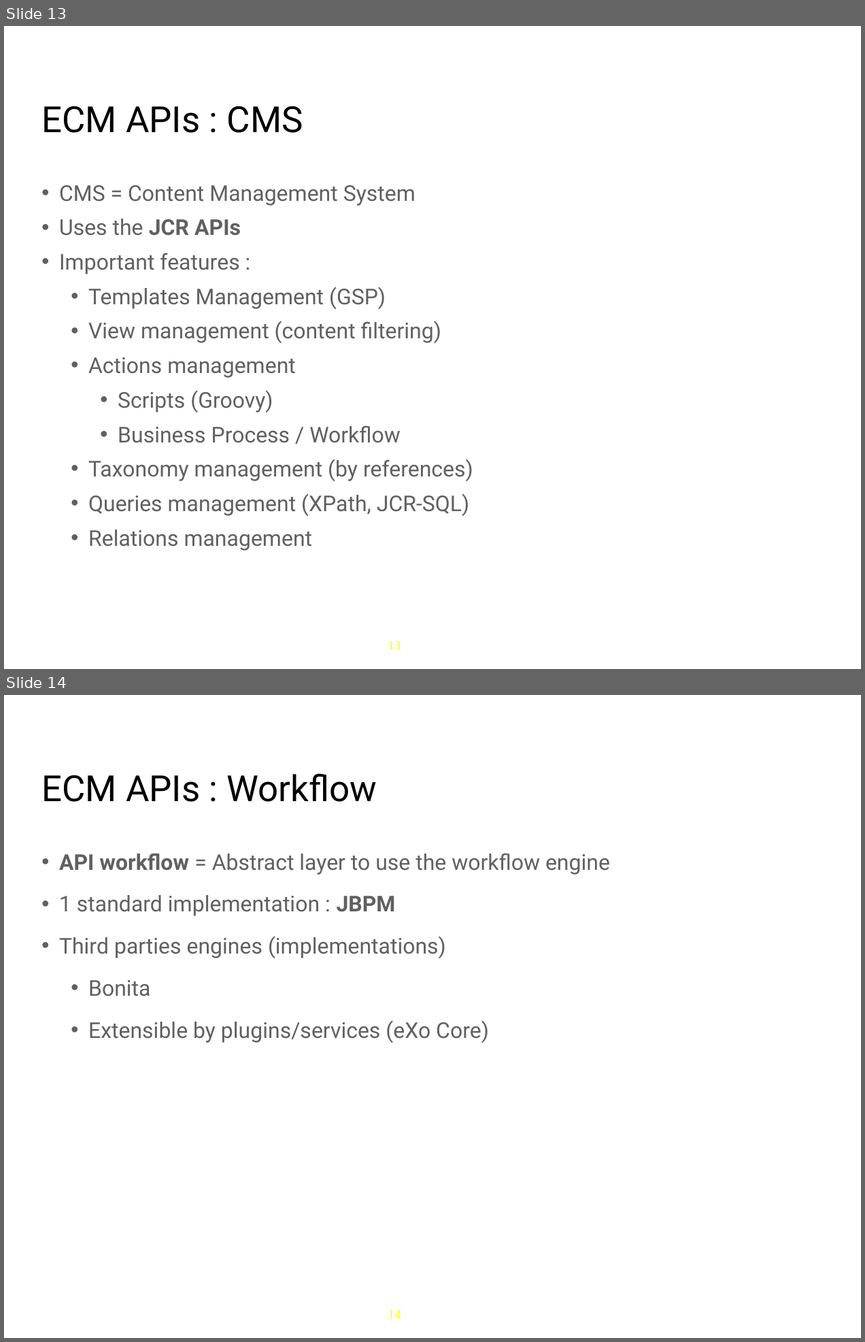
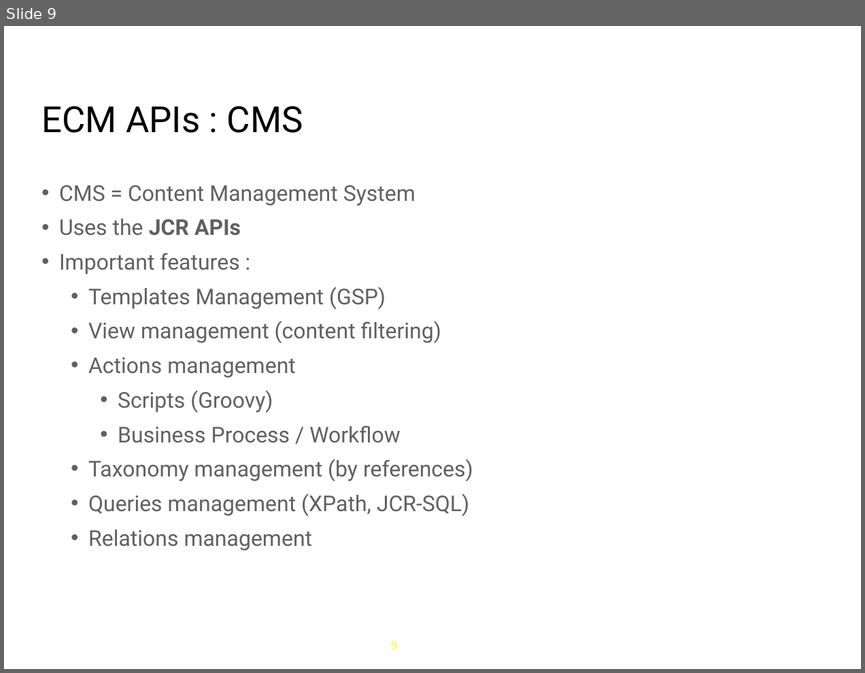
Before and after one commit to anhvurz90/training, a slide deck: slides/exo-fundamentals/en/060 ECM-Intro-XFund-en.ppt. Shown one above the other, each under a label of ours: slides 13 and 14 before the commit, slide 9 after it. The pictures are 865x1342 and 865x673 pixels, drawn with LibreOffice and Linux fonts; fonts in the diff are those of the drawing; background and template pictures are left out. Boxes give left, top, right and bottom in pixels: in the first picture for what was removed or moved away, otherwise in the second. Text is boxed around its words. In the diff, an @@ line names an element or a change of style, - is before the commit and + after.

```diff
--- a/slides/exo-fundamentals/en/060 ECM-Intro-XFund-en.ppt
+++ b/slides/exo-fundamentals/en/060 ECM-Intro-XFund-en.ppt
@@ slide 14 removed at [4,695,861,1338], background #FFFFFF; not listed: 1 template element that a slide beside it also shows @@
@@ title removed at [41,773,377,802] @@
-ECM APIs : Workflow
@@ text removed at [59,853,610,1042] @@
-• API workflow = Abstract layer to use the workflow engine
-• 1 standard implementation : JBPM
-• Third parties engines (implementations)
-  • Bonita
-  • Extensible by plugins/services (eXo Core)
@@ what was slide 13 is now slide 9 @@
@@ page number at [391,640,397,649]: text changed @@
-13
+9
```
Also in this commit, not shown: 7 slides changed, 43 slides added, 7 other slides removed, 1 other file.
